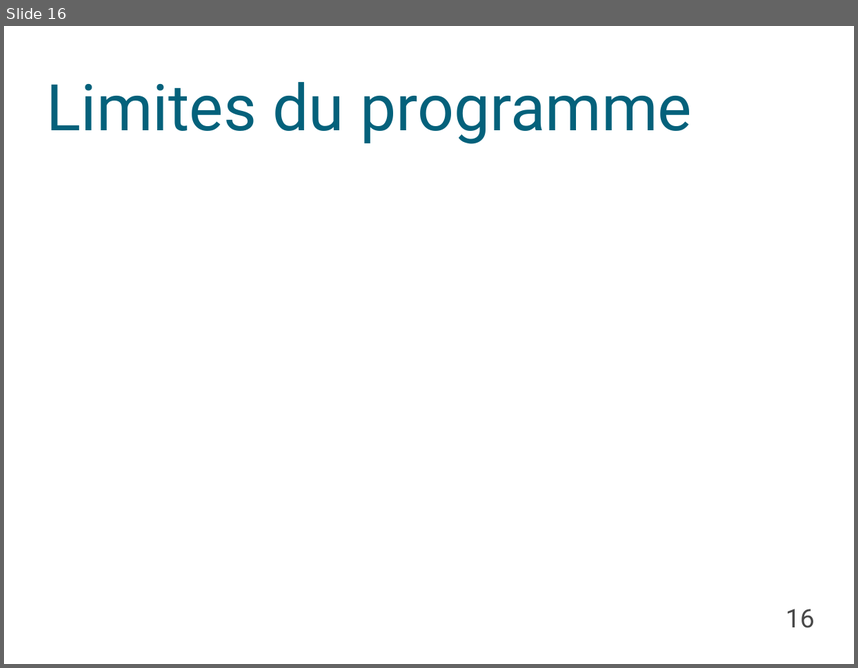
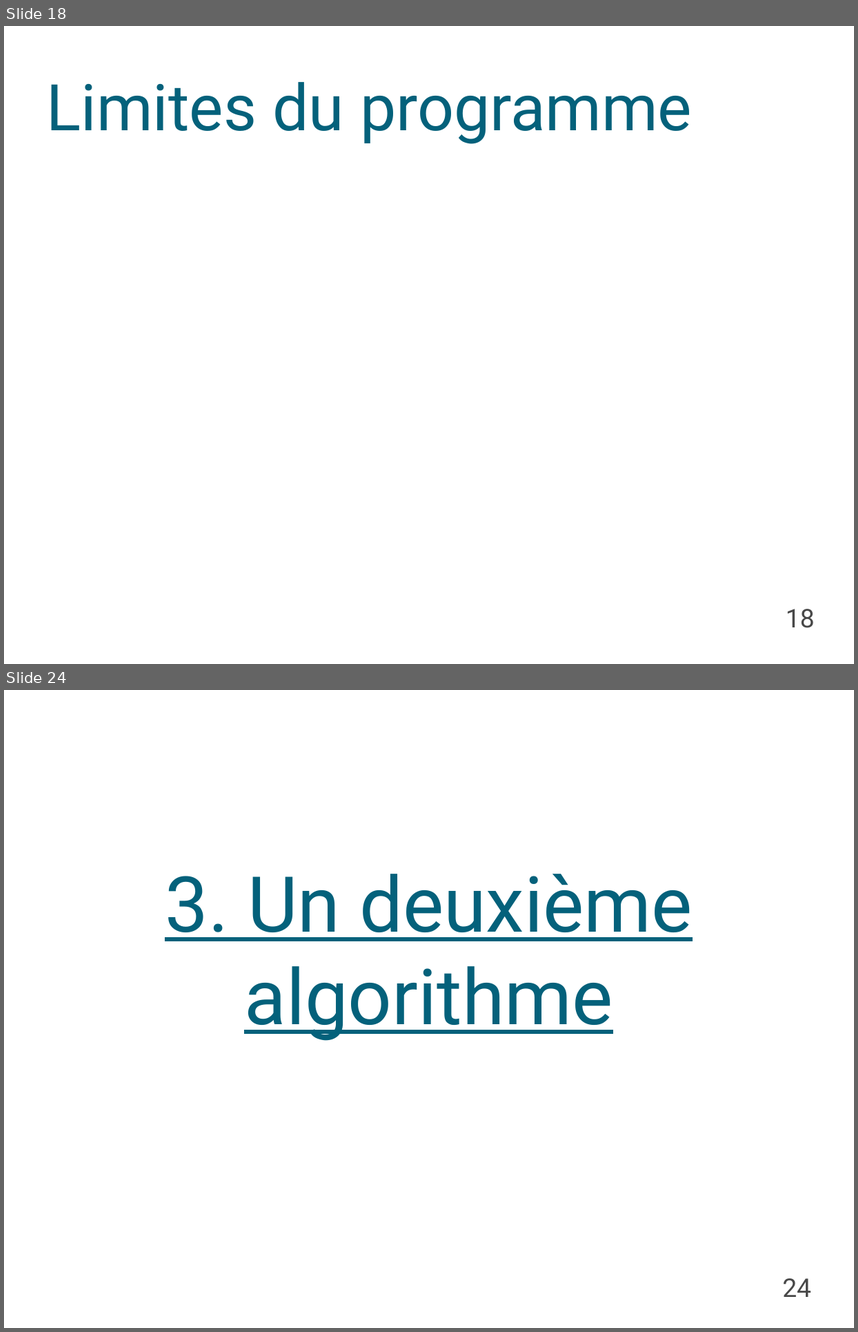
Before and after one commit to Triw-12/hanamikoji_solve, a slide deck: diaporama/Règles.odp. Shown one above the other, each under a label of ours: slide 16 before the commit, slides 18 and 24 after it; the slides between them are not shown. The pictures are 858x668 and 858x1332 pixels, drawn with LibreOffice and Linux fonts; fonts in the diff are those of the drawing; background and template pictures are left out. Boxes give left, top, right and bottom in pixels: in the first picture for what was removed or moved away, otherwise in the second. Text is boxed around its words. In the diff, an @@ line names an element or a change of style, - is before the commit and + after.

```diff
--- a/diaporama/Règles.odp
+++ b/diaporama/Règles.odp
@@ slide 24 added at (4, 690, 854, 1328), background picture (left out) @@
@@ subtitle added at (165, 874, 693, 1041), 72 pt, text #04617B, underline @@
+3. Un deuxième algorithme
@@ page number added at (782, 1278, 811, 1297), 24 pt, text #484848 @@
+24
@@ what was slide 16 is now slide 18 @@
@@ page number at (786, 608, 815, 628): text changed @@
-16
+18
```
Also in this commit, not shown: 5 slides changed, 9 other slides added, 3 other files.
